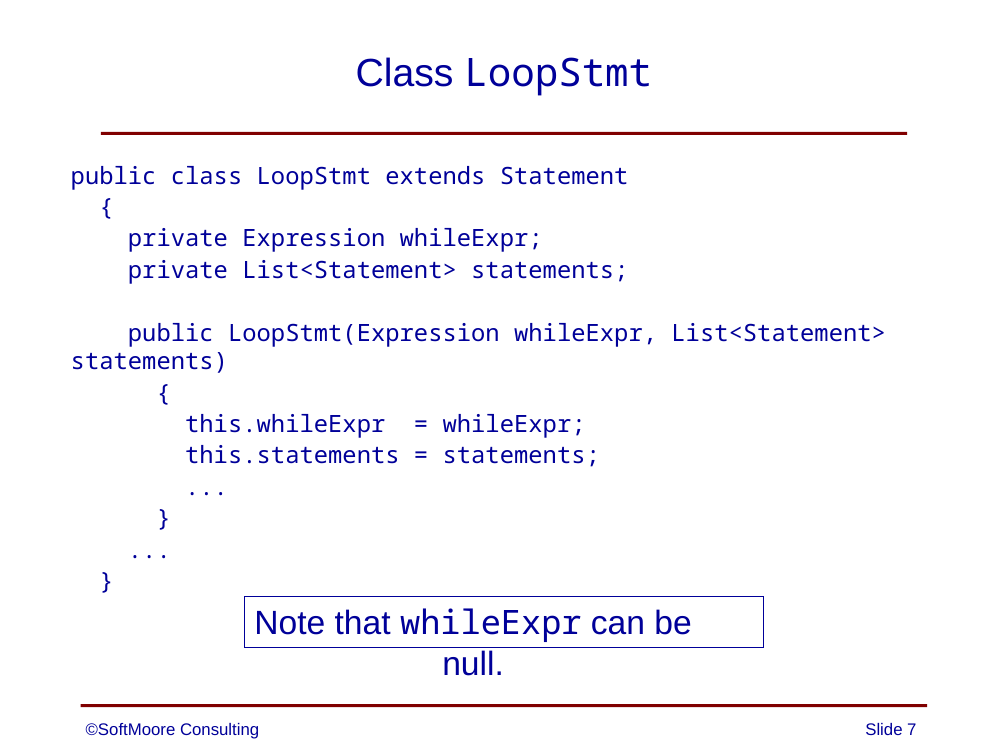
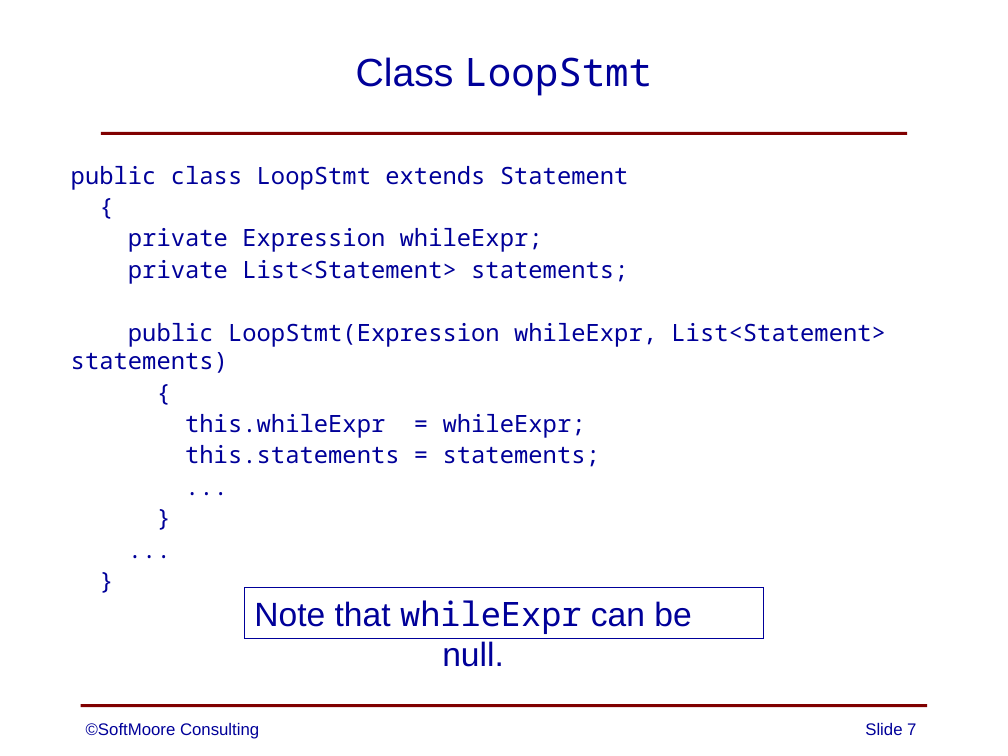
Before and after one commit to SoftMoore/CPRL, a slide deck: slide 7 of PowerPoint Slides/08 - Abstract Syntax Trees.pptx. Drawn at 1008x756 pixels with LibreOffice and Linux fonts; fonts in the diff are those of the drawing. Boxes give left, top, right and bottom in pixels: in the first picture for what was removed or moved away, otherwise in the second. Text is boxed around its words. In the diff, an @@ line names an element or a change of style, - is before the commit and + after.

```diff
--- a/PowerPoint Slides/08 - Abstract Syntax Trees.pptx
+++ b/PowerPoint Slides/08 - Abstract Syntax Trees.pptx
@@ rectangle "Note that whileExpr can be ...": place and size @@
-rectangle "Note that whileExpr can be ..." at (245, 597, 764, 647)
+rectangle "Note that whileExpr can be ..." at (245, 588, 764, 638)
```
Also in this commit, not shown: 5 other slides changed, 1 other file.
